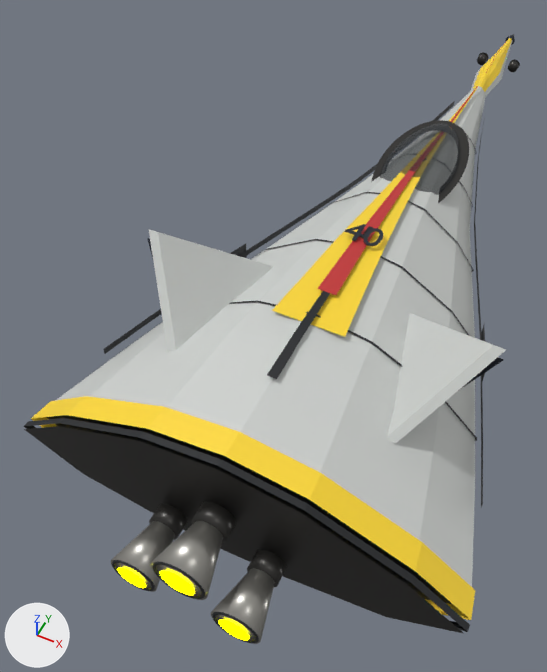
The glTF model ThoriumGap_JS/models/Ship_PyramidLifter_327178.glb: old version first, new version second.
One viewpoint serves both versions: a 50 mm camera at (1.22, -5.03, 3.98) aimed at (-0.58, -1.42, -0.52). Every picture has the same lights, and +X, +Y and +Z are marked at lower left. The first picture is the older version. Where no turn or scale is listed for an object, it has been applied to the vertices.

The first picture shows 'CanopyGlass_LowInsetSmokedDome', 'EngineBell_CenterUpper_BurnishedNozzle', 'EngineBell_LeftLower_BurnishedNozzle', 'EngineBell_RightLower_BurnishedNozzle', 'EngineDeck_AftDarkCompressionSeal', 'EngineDeck_AftFacetedDarkMountPlate', 'EngineDeck_AftOuterArmorCollar', 'EngineEmitter', 'Fuselage_MainPyramidalLiftingBody', 'Nose_FacetedRamNeedle', 'PaintDorsalArrow_PrimaryBroadBlade', 'PaintDorsalArrow_SecondaryNeedleStripe', 'TailFin_Left_ShortCantedStabilizer', 'TailFin_Right_ShortCantedStabilizer' and 20 more.
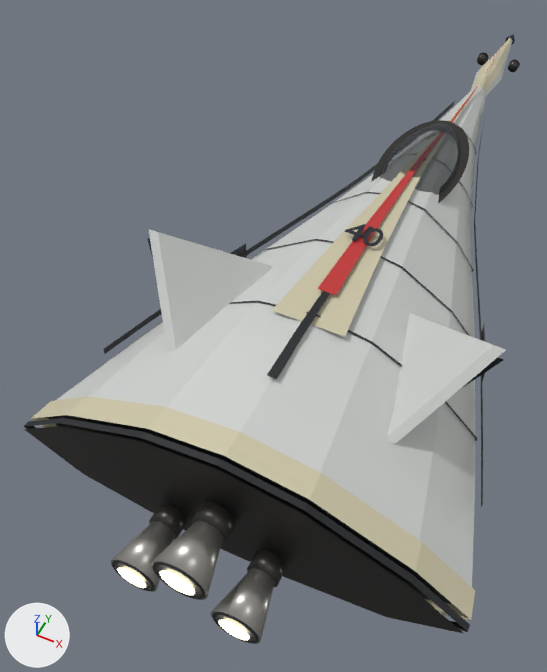
The change, as a diff of the scene's bpy script:
```diff
--- a/ThoriumGap_JS/models/Ship_PyramidLifter_327178.glb.py
+++ b/ThoriumGap_JS/models/Ship_PyramidLifter_327178.glb.py
@@ mat_ship_pyramidlifterfamily_pyramidskimmer_clipped_arrow_dorsal_arrow_seed327178_paint_primary_amberslate @@
 mat_ship_pyramidlifterfamily_pyramidskimmer_clipped_arrow_dorsal_arrow_seed327178_paint_primary_amberslate = principled_material('Ship_PyramidLifterFamily_PyramidSkimmer_clipped_arrow_dorsal_arrow_Seed327178_Paint_Primary_AmberSlate')
-mat_ship_pyramidlifterfamily_pyramidskimmer_clipped_arrow_dorsal_arrow_seed327178_paint_primary_amberslate.base_color = (1.0, 0.7, 0.035)  # yellow #ffda35
+mat_ship_pyramidlifterfamily_pyramidskimmer_clipped_arrow_dorsal_arrow_seed327178_paint_primary_amberslate.base_color = (0.62, 0.57, 0.4)  # beige #cec7aa
 mat_ship_pyramidlifterfamily_pyramidskimmer_clipped_arrow_dorsal_arrow_seed327178_paint_primary_amberslate.metallic = 0.035
@@ mat_engineglow @@
 mat_engineglow.roughness = 1.0
-mat_engineglow.emission_color = (1.0, 1.0, 0.0)  # yellow #ffff00
+mat_engineglow.emission_color = (0.62, 0.57, 0.4)  # beige #cec7aa
 mat_engineglow.emission_strength = 5.0
```

Changed parts and their boxes [x1, y1, x2, y2] in the pictures (547 x 672 px):
'EngineDeck_AftOuterArmorCollar', recoloured
    both: [31, 396, 475, 620]
'PaintDorsalArrow_PrimaryBroadBlade', recoloured
    both: [272, 73, 486, 337]
'EngineEmitter', recoloured
    both: [118, 568, 250, 640]
'Nose_FacetedRamNeedle', recoloured (yellow to beige)
    both: [471, 38, 512, 94]
